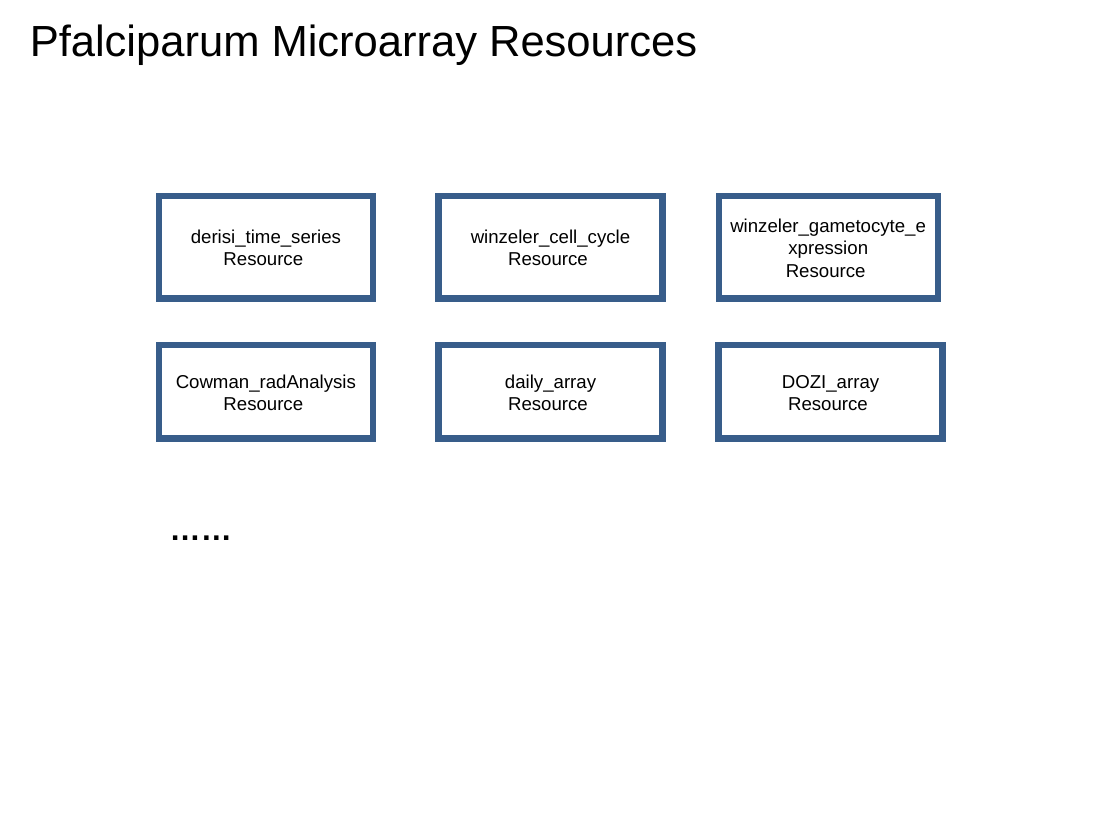
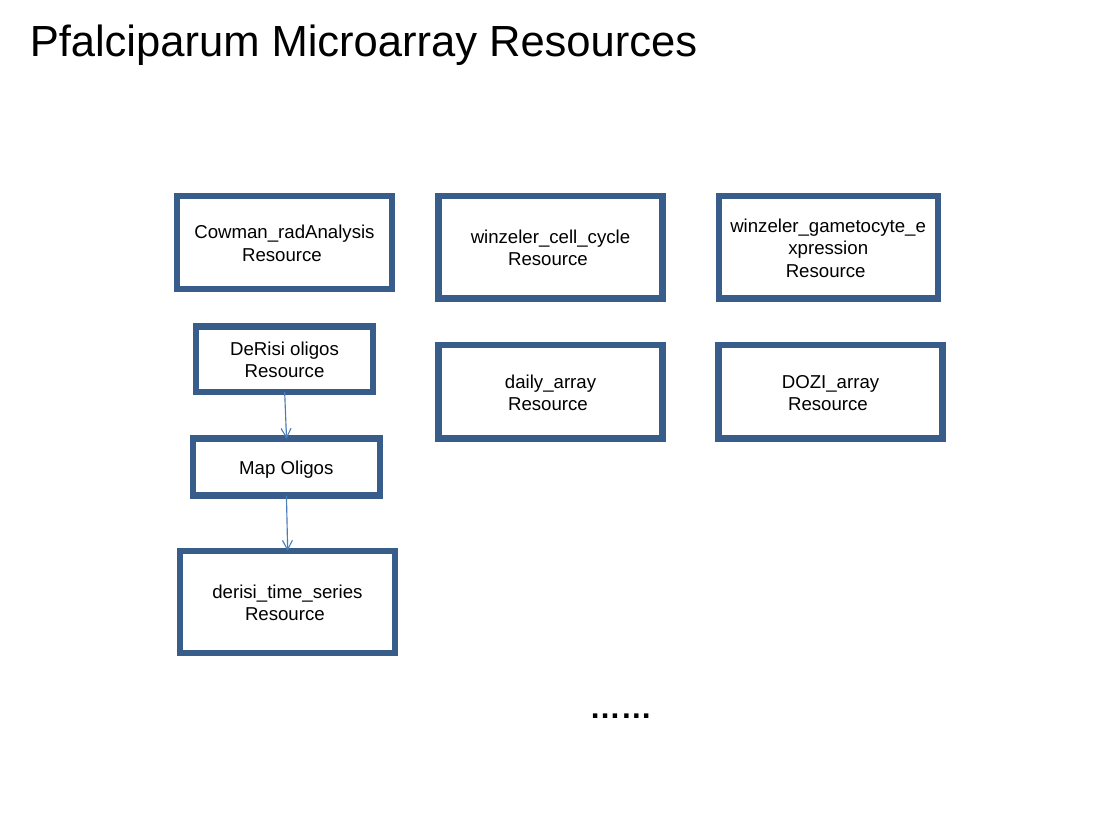
Before and after one commit to VEuPathDB/ApiCommonWorkflow, a slide deck: slide 19 of Main/doc/IntegratedWorkflow.ppt. Drawn at 1120x840 pixels with LibreOffice and Linux fonts; fonts in the diff are those of the drawing. Boxes give left, top, right and bottom in pixels: in the first picture for what was removed or moved away, otherwise in the second. Text is boxed around its words. In the diff, an @@ line names an element or a change of style, - is before the commit and + after.

```diff
--- a/Main/doc/IntegratedWorkflow.ppt
+++ b/Main/doc/IntegratedWorkflow.ppt
@@ rectangle "Cowman_radAnalysis": place and size @@
-rectangle "Cowman_radAnalysis" at bbox=[159, 345, 374, 438]
+rectangle "Cowman_radAnalysis" at bbox=[177, 196, 392, 289]
@@ rectangle added at bbox=[196, 327, 373, 392], outline #385D8A 4 pt, 12 pt, text #000000 @@
+DeRisi oligos
+Resource
@@ arrow added from (284, 392) to (287, 439), #4A7EBB 0.74 pt @@
@@ rectangle added at bbox=[193, 439, 380, 496], outline #385D8A 4 pt, 12 pt, text #000000 @@
+Map Oligos
@@ arrow added from (287, 496) to (288, 551), #4A7EBB 0.74 pt @@
@@ rectangle "derisi_time_series Resource": place and size @@
-rectangle "derisi_time_series Resource" at bbox=[159, 196, 374, 299]
+rectangle "derisi_time_series Resource" at bbox=[180, 551, 395, 654]
@@ text "……": place and size @@
-text "……" at bbox=[159, 504, 271, 553]
+text "……" at bbox=[579, 681, 691, 730]
```
Also in this commit, not shown: 2 other slides changed.
